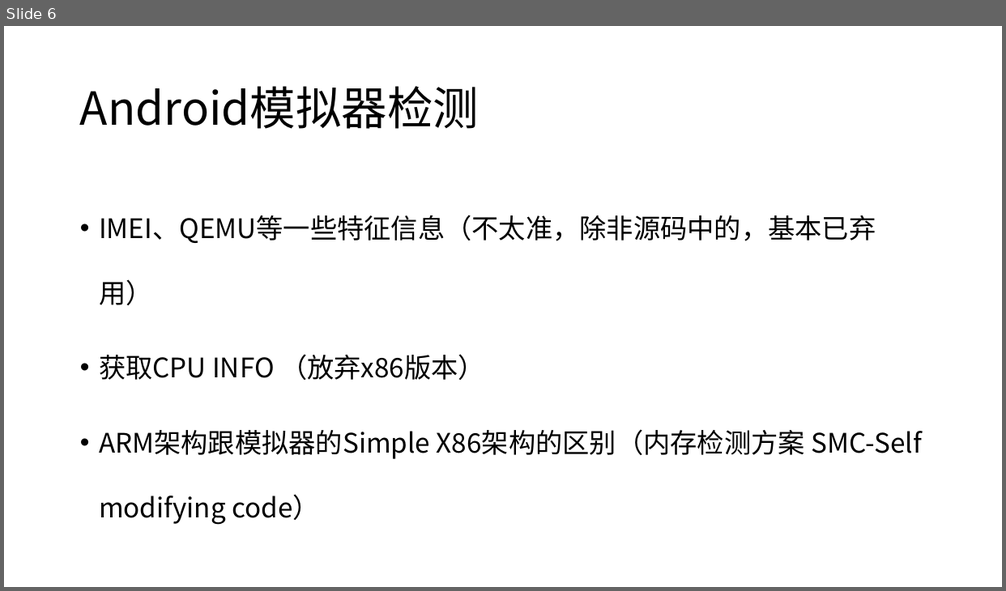
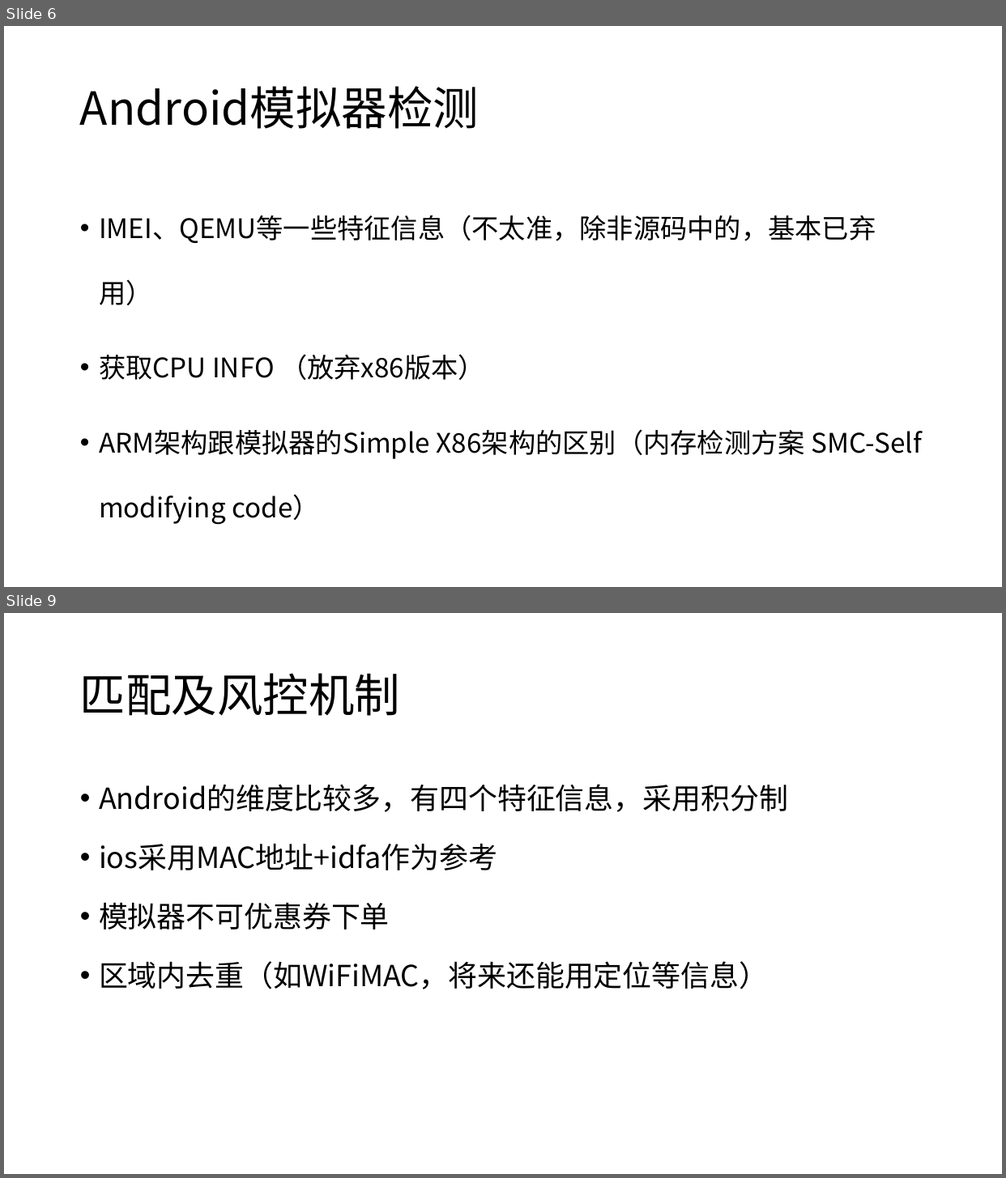
Before and after one commit to happylishang/happylishang.github.io, a slide deck: _posts/Android/严选可信ID项目.pptx. Shown one above the other, each under a label of ours: slide 6 before the commit, slides 6 and 9 after it; the slides between them are not shown. The pictures are 1006x591 and 1006x1178 pixels, drawn with LibreOffice and Linux fonts; fonts in the diff are those of the drawing. Boxes give left, top, right and bottom in pixels: in the first picture for what was removed or moved away, otherwise in the second. Text is boxed around its words. In the diff, an @@ line names an element or a change of style, - is before the commit and + after.

```diff
--- a/_posts/Android/严选可信ID项目.pptx
+++ b/_posts/Android/严选可信ID项目.pptx
@@ slide 9 added at (4,613,1002,1174), background #FFFFFF @@
@@ title added at (80,673,400,716), 44 pt, text #000000 @@
+匹配及风控机制
@@ text added at (99,784,788,990), 28 pt, text #000000 @@
+• Android的维度比较多，有四个特征信息，采用积分制
+• ios采用MAC地址+idfa作为参考
+• 模拟器不可优惠券下单
+• 区域内去重（如WiFiMAC，将来还能用定位等信息）
```
Also in this commit, not shown: 4 slides changed, 3 other slides added, 1 slide removed.
